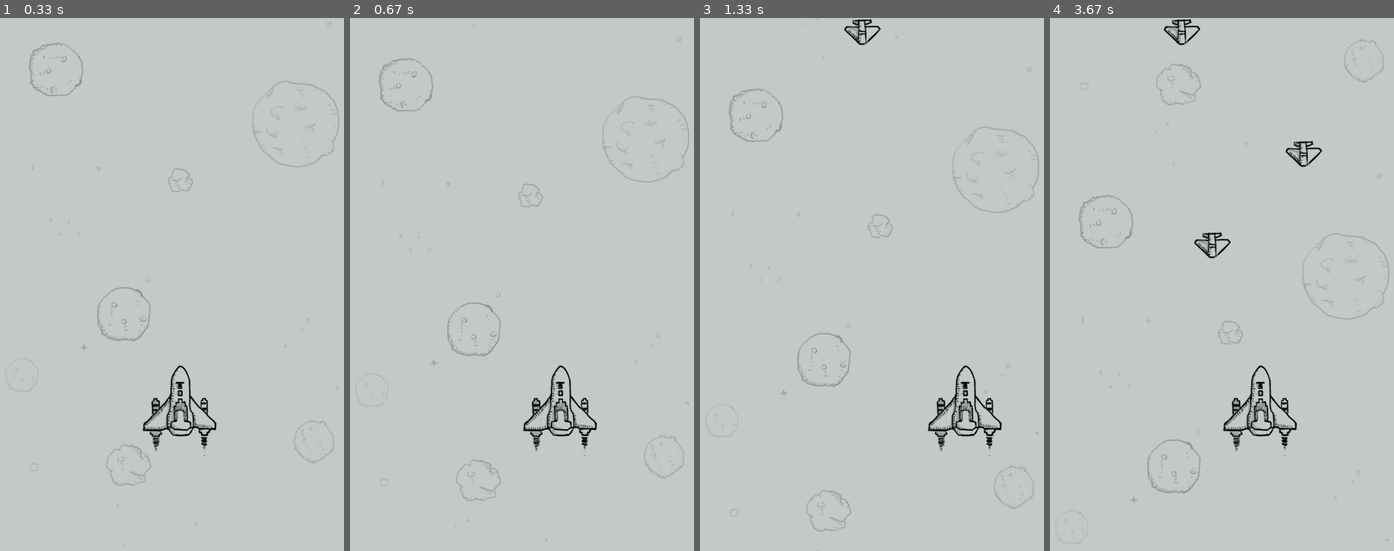
Above: before the commit, frames 1-4 (left to right).
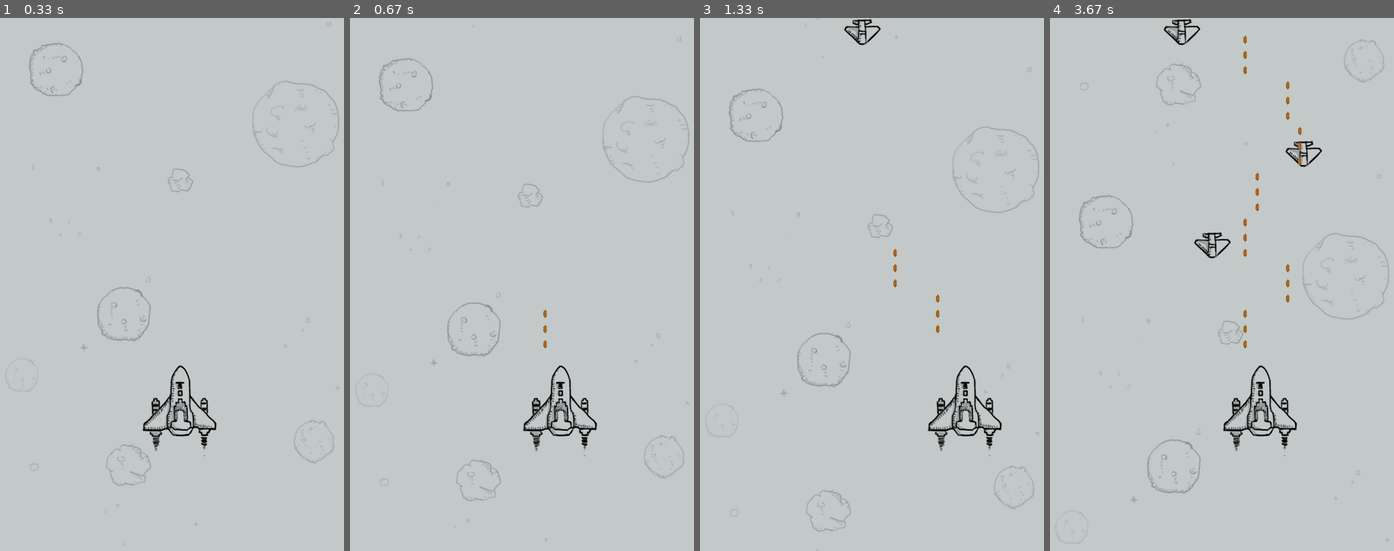
Above: after the commit, the same moments.

Repository: jackouzz/airplane_fight
Game: pygame game, started from plane_main.py
Same seed, same stepped clock (60 frames per second), same inputs: the game is played once before the commit and once after it.
Inputs:
- Up to frame 1 (0.33 s): no input
- Up to frame 2 (0.67 s): hold Right from 0.33 s (still down)
- Up to frame 3 (1.33 s): release Right at 0.8 s; hold Right 0.83-1.3 s
- Up to frame 4 (3.67 s): hold Left 1.33-1.87 s; hold Left 1.9-2.3 s; hold Right 2.33-2.97 s; hold Left 3-3.47 s; hold Right from 3.5 s (still down)

Frame 1 is identical in both runs. In frame 2, less than 0.1% of the frame differs, in the area x 56-58%, y 54-62%; in frame 3, less than 0.1%; in frame 4, 0.3%, in the area x 56-74%, y 3-62%.

Commit message:
hero fire

Diff:
--- a/plane_main.py
+++ b/plane_main.py
@@ -78,6 +78,9 @@
         self.hero_group.update()
         self.hero_group.draw(self.screen)
 
+        self.hero.bullet.update()
+        self.hero.bullet.draw(self.screen)
+
     @staticmethod
     def __game_over():
         print("GAME OVER")
--- a/plane_sprites.py
+++ b/plane_sprites.py
@@ -68,9 +68,11 @@
     def __init__(self):
         # 1. call farther, set  image and speed
         super().__init__("./images/me2.png", 0)
-        # 2.
+        # 2. position
         self.rect.centerx = SCREEN_RECT.centerx
         self.rect.bottom = SCREEN_RECT.bottom - 120
+        # 3. bullet sprite group
+        self.bullet = pygame.sprite.Group()
 
     def update(self):
         self.rect.x += self.speed
@@ -80,7 +82,16 @@
             self.rect.right = SCREEN_RECT.right
 
     def fire(self):
-        print("Fire... ... ...")
+        # print("Fire... ... ...")
+       for i in (0,1,2):
+            # 1. create bullet sprite
+            bullet = Bullet()
+            # 2. position
+            bullet.rect.bottom = self.rect.y - i * 20
+            bullet.rect.centerx = self.rect.centerx
+            # 3. add to group
+            self.bullet.add(bullet)
+
 
 
 class Bullet(GameSprite):
